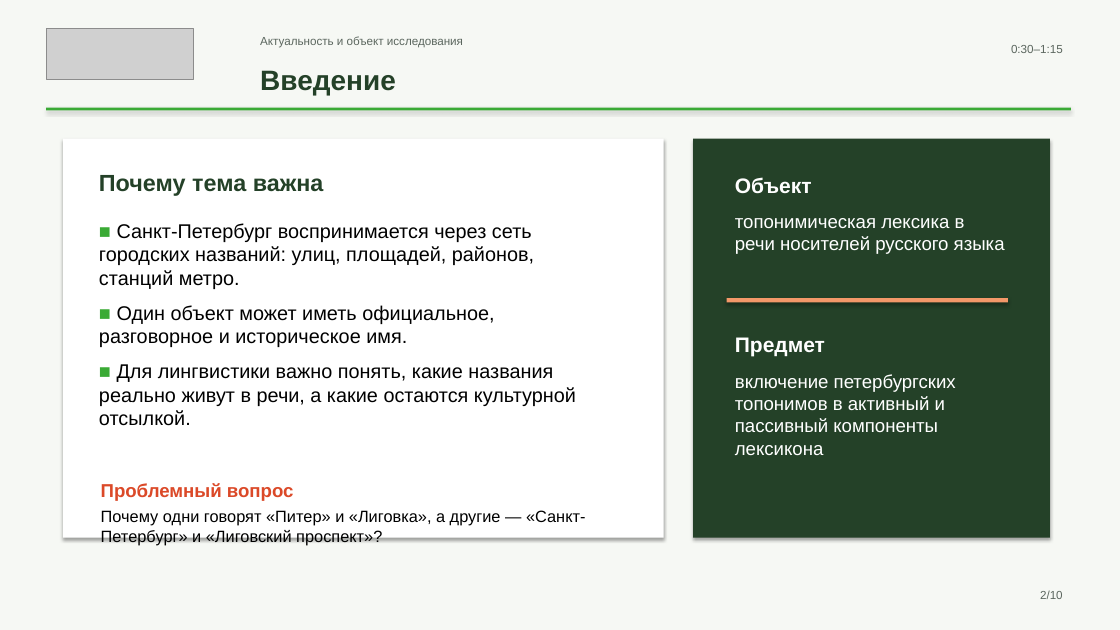
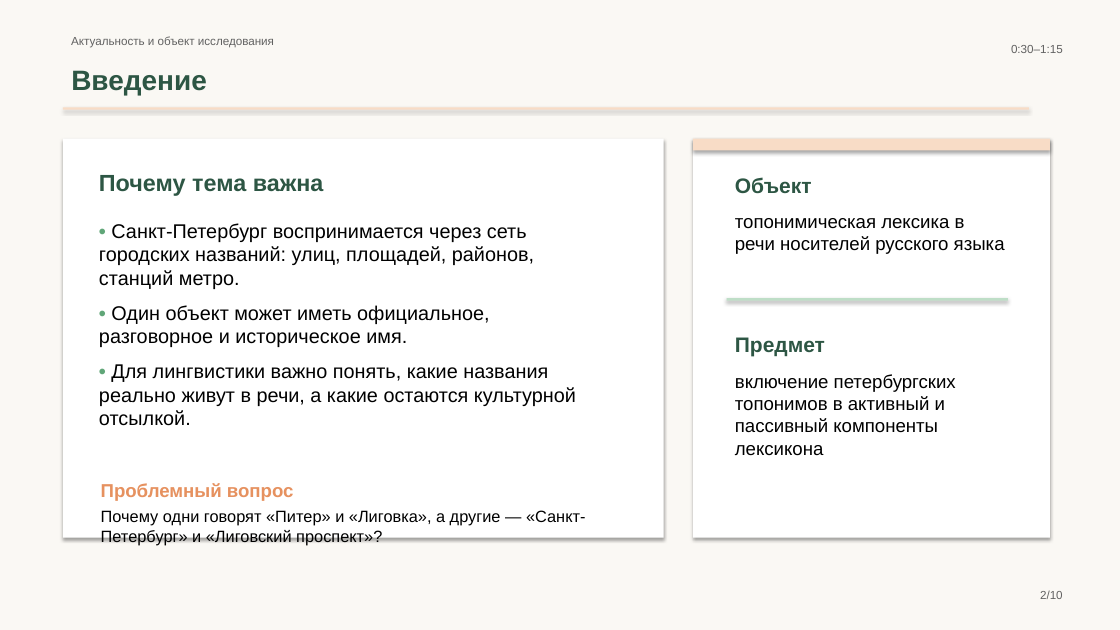
Before and after one commit to mdull2008/project, a slide deck: slide 2 of my_project.pptx. Drawn at 1120x630 pixels with LibreOffice and Linux fonts; fonts in the diff are those of the drawing; grey boxes stand for pictures. Boxes give left, top, right and bottom in pixels: in the first picture for what was removed or moved away, otherwise in the second. Text is boxed around its words. In the diff, an @@ line names an element or a change of style, - is before the commit and + after.

```diff
--- a/my_project.pptx
+++ b/my_project.pptx
@@ background #F6F8F4 to #FAF8F4 @@
@@ picture removed at (x1=46, y1=29, x2=193, y2=79) @@
@@ text "Актуальность и объект исследования" moved from (x1=260, y1=36, x2=463, y2=48) to (x1=71, y1=36, x2=274, y2=48) @@
@@ text "Актуальность и объект исследования" at (x1=71, y1=36, x2=274, y2=48): text colour #5C675F to #626262 @@
@@ text "Введение" at (x1=71, y1=70, x2=207, y2=95): text colour #244128 to #2D5644 @@
@@ text "Введение" moved from (x1=260, y1=70, x2=396, y2=95) to (x1=71, y1=70, x2=207, y2=95) @@
@@ rectangle resized from (x1=46, y1=108, x2=1071, y2=111) to (x1=63, y1=108, x2=1029, y2=110) @@
@@ rectangle at (x1=63, y1=108, x2=1029, y2=110): fill #3AAA35 to #F8DCC6 @@
@@ rectangle at (x1=693, y1=139, x2=1050, y2=538): fill #244128 to #FFFFFF @@
@@ rectangle added at (x1=693, y1=139, x2=1050, y2=150), fill #F8DCC6 @@
@@ text "Почему тема важна" at (x1=99, y1=175, x2=324, y2=196): text colour #244128 to #2D5644 @@
@@ text "Объект" at (x1=735, y1=177, x2=812, y2=193): text colour #FFFFFF to #2D5644 @@
@@ text "топонимическая лексика в речи носителей ..." at (x1=735, y1=218, x2=1005, y2=254): text colour #FFFFFF to #000000 @@
@@ text at (x1=99, y1=223, x2=576, y2=426): text changed @@
-■ Санкт-Петербург воспринимается через сеть городских названий: улиц, площадей, районов, станций метро.
-■ Один объект может иметь официальное, разговорное и историческое имя.
-■ Для лингвистики важно понять, какие названия реально живут в речи, а какие остаются культурной отсылкой.
+• Санкт-Петербург воспринимается через сеть городских названий: улиц, площадей, районов, станций метро.
+• Один объект может иметь официальное, разговорное и историческое имя.
+• Для лингвистики важно понять, какие названия реально живут в речи, а какие остаются культурной отсылкой.
@@ rectangle at (x1=727, y1=298, x2=1008, y2=301): fill #F39869 to #BEDEC7 @@
@@ text "Предмет" at (x1=735, y1=337, x2=825, y2=357): text colour #FFFFFF to #2D5644 @@
@@ text "включение петербургских топонимов в активный ..." at (x1=735, y1=374, x2=956, y2=456): text colour #FFFFFF to #000000 @@
@@ text "Проблемный вопрос" at (x1=101, y1=483, x2=294, y2=501): text colour #DB4928 to #E6915F @@
```
Also in this commit, not shown: 9 other slides changed.
